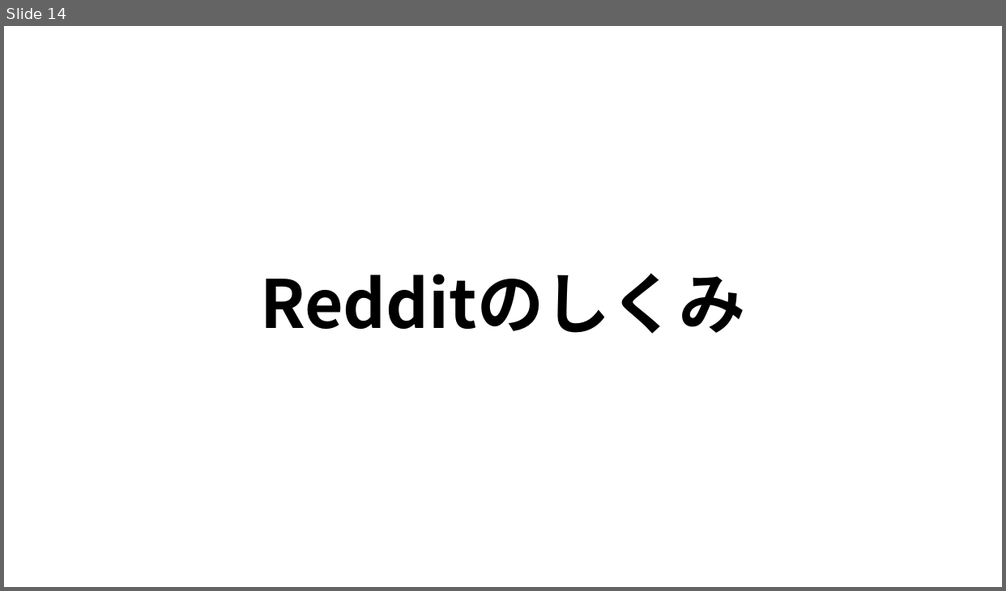
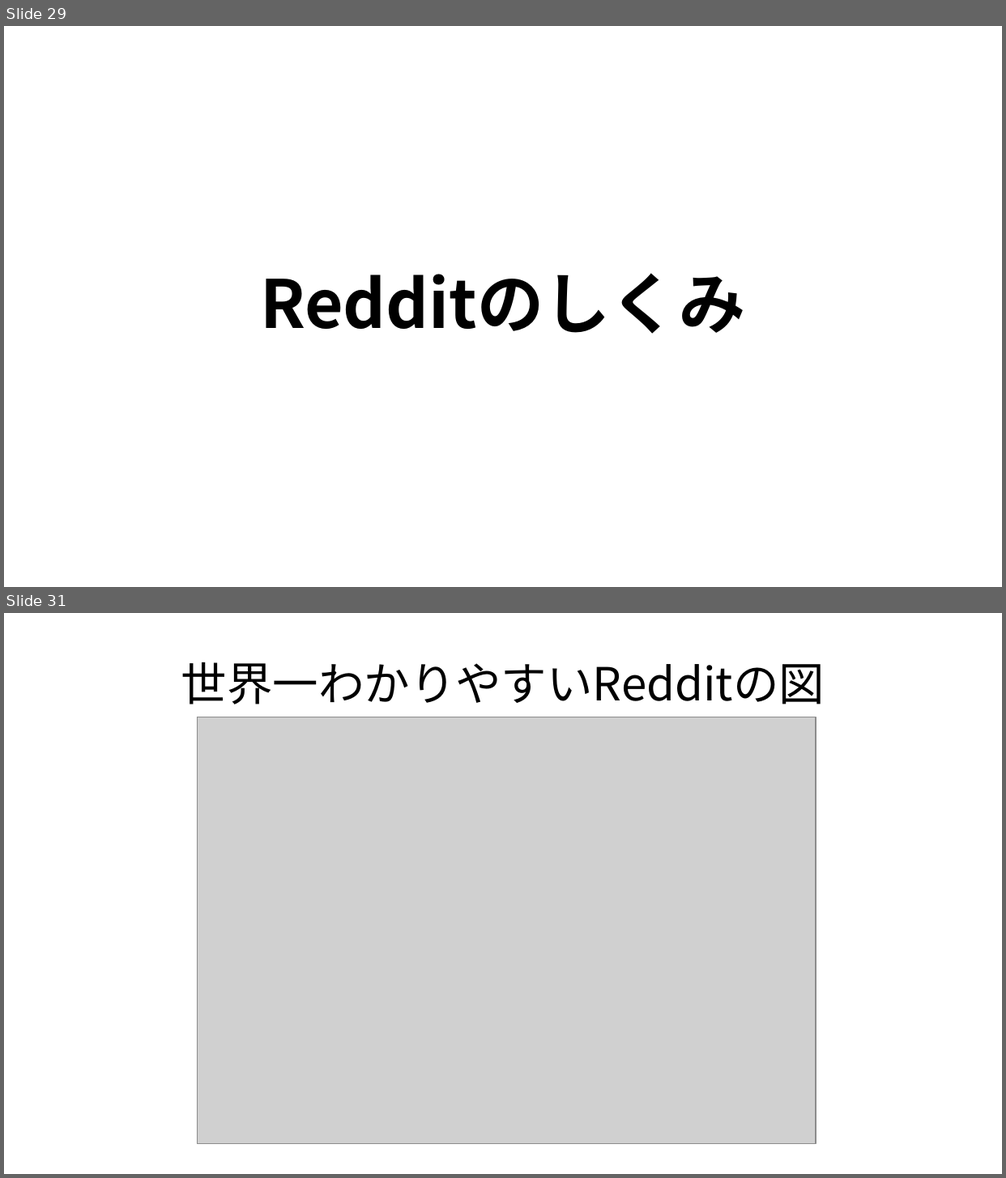
Before and after one commit to hystking/vvtv-presentation, a slide deck: base.pptx. Shown one above the other, each under a label of ours: slide 14 before the commit, slides 29 and 31 after it; the slides between them are not shown. The pictures are 1006x591 and 1006x1178 pixels, drawn with LibreOffice and Linux fonts; fonts in the diff are those of the drawing; grey boxes stand for pictures. Boxes give left, top, right and bottom in pixels: in the first picture for what was removed or moved away, otherwise in the second. Text is boxed around its words. In the diff, an @@ line names an element or a change of style, - is before the commit and + after.

```diff
--- a/base.pptx
+++ b/base.pptx
@@ slide 31 added at [4,613,1002,1174], background #FFFFFF @@
@@ title added at [181,662,825,705], 33 pt, text #000000 @@
+世界一わかりやすいRedditの図
@@ picture added at [198,717,816,1144] @@
@@ what was slide 14 is now slide 29 @@
```
Also in this commit, not shown: 12 slides changed, 45 other slides added, 4 slides removed, 9 other files.
